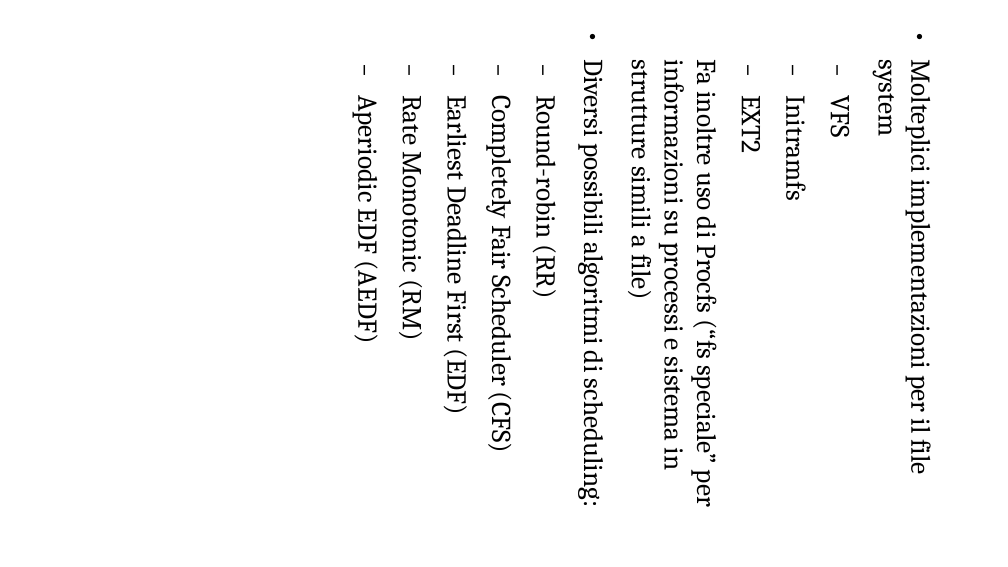
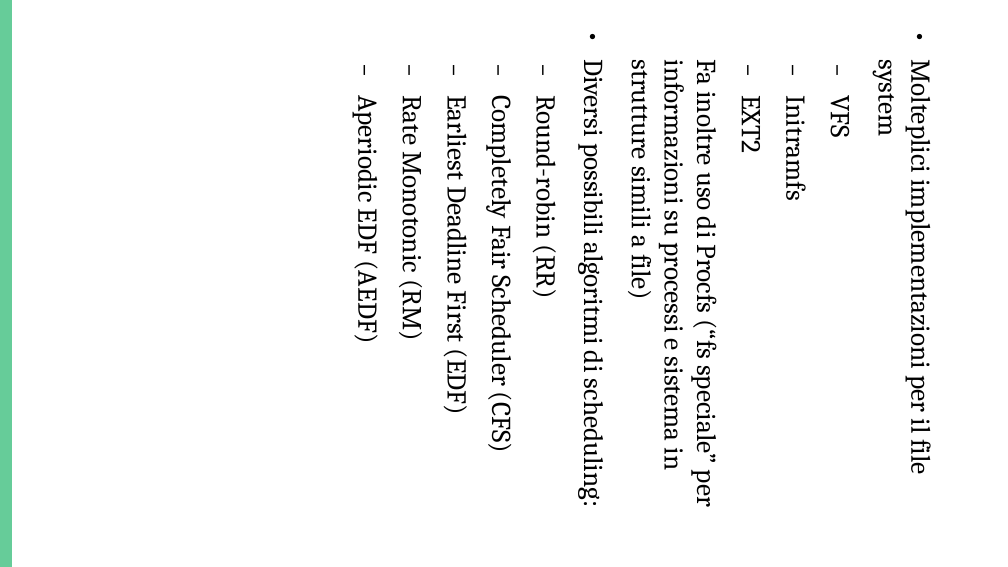
Before and after one commit to ProgrammazioneDiSistema2023-IA-ZZ/Group04, a slide deck: slide 6 of MentOS.odp. Drawn at 1008x567 pixels with LibreOffice and Linux fonts; fonts in the diff are those of the drawing. Boxes give left, top, right and bottom in pixels: in the first picture for what was removed or moved away, otherwise in the second. Text is boxed around its words. In the diff, an @@ line names an element or a change of style, - is before the commit and + after.

```diff
--- a/MentOS.odp
+++ b/MentOS.odp
@@ rectangle added at (0, 0, 12, 567), fill #66CC99 @@
```
Also in this commit, not shown: 7 other slides changed, 1 other file.
